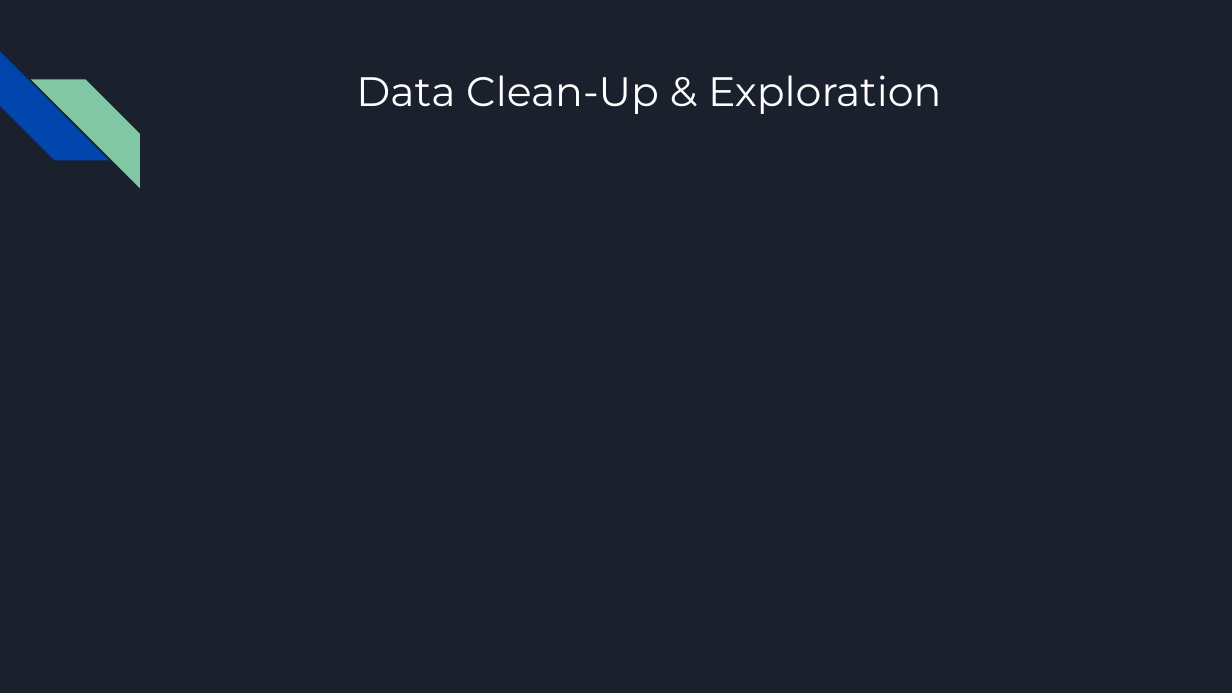
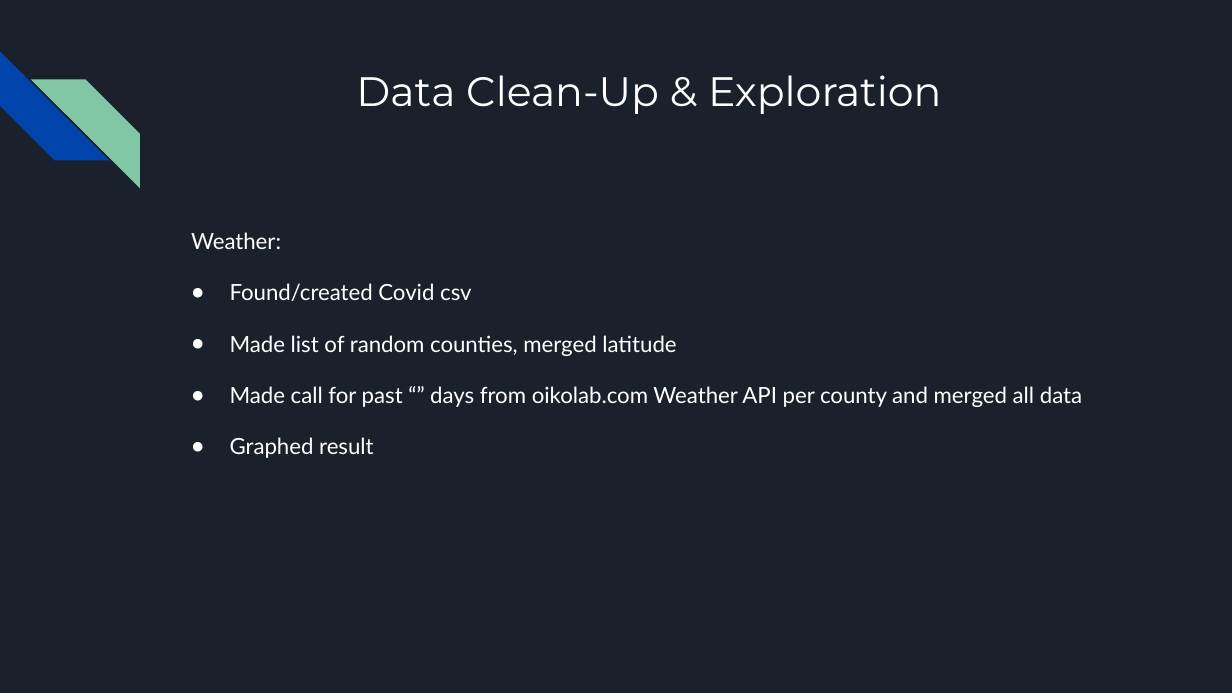
Before and after one commit to pkriger/project-01, a slide deck: slide 4 of Project 1 .pptx. Drawn at 1232x693 pixels with LibreOffice and Linux fonts; fonts in the diff are those of the drawing. Boxes give left, top, right and bottom in pixels: in the first picture for what was removed or moved away, otherwise in the second. Text is boxed around its words. In the diff, an @@ line names an element or a change of style, - is before the commit and + after.

Commit message:
edited powerpoint

```diff
--- a/Project 1 .pptx
+++ b/Project 1 .pptx
@@ text added at (191,232,1082,458), 13 pt, text #FFFFFF @@
+Weather:
+● Found/created Covid csv
+● Made list of random counties, merged latitude
+● Made call for past “” days from oikolab.com Weather API per county and merged all data
+● Graphed result
```
